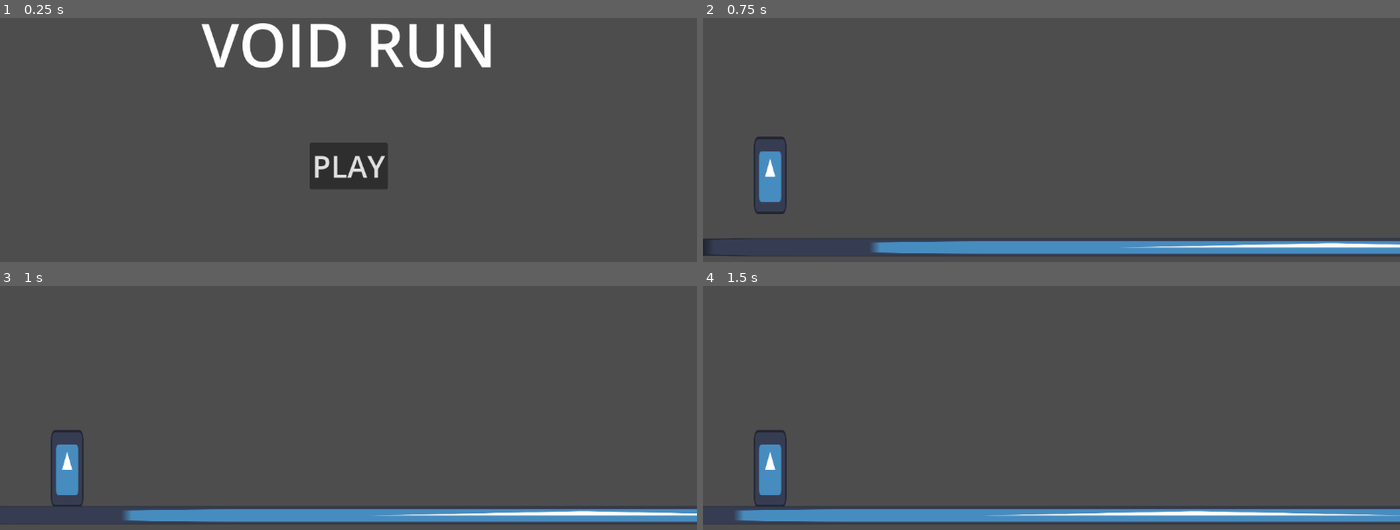
Above: before the commit, frames 1-4 (two rows, left to right).
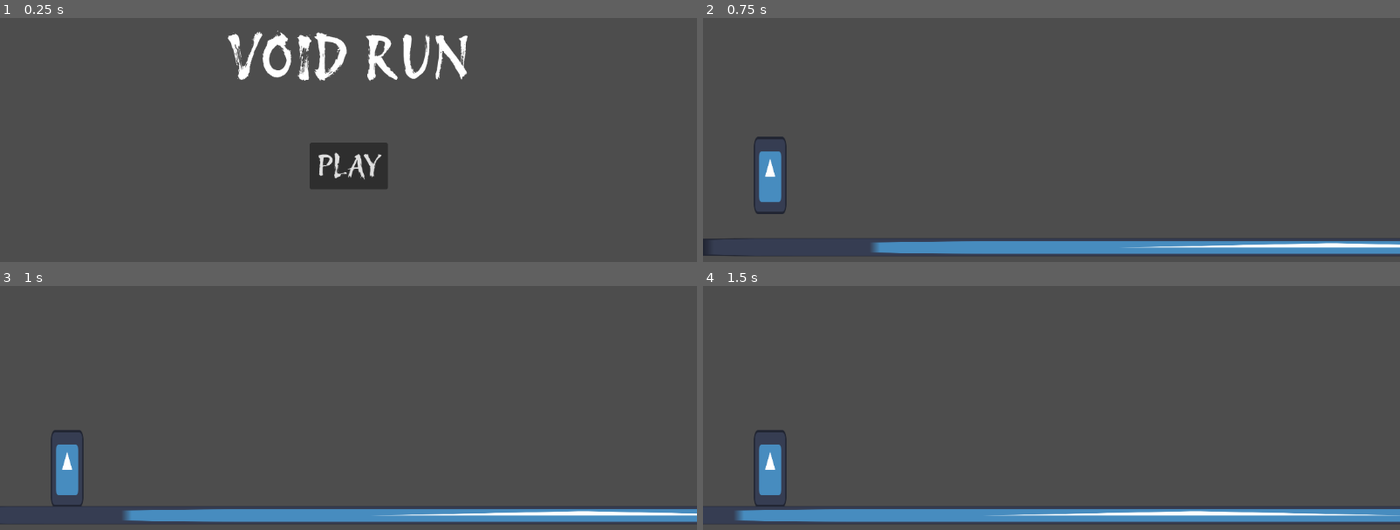
Above: after the commit, the same moments.

Repository: KeyraWebb/mobile-game-small-2025
Game: Godot game, scene res://Scenes/main_menu.tscn
Same seed, same stepped clock (60 frames per second), same inputs: the game is played once before the commit and once after it. The engine's default icon, where the game draws it, is replaced by a stand-in: a white triangle on a blue panel in a dark square.
Inputs (mouse positions are in pixels of both pictures, inside the frame that each line leads up to):
- Up to frame 1 (0.25 s): no input
- Up to frame 2 (0.75 s): click "PLAY" at 0.5 s
- Up to frame 3 (1 s): no input
- Up to frame 4 (1.5 s): move the mouse to (1204, 415) at 1.27 s; press the mouse at (1204, 415) at 1.28 s

The runs differ from the first frame. In frame 1, 5.0% of the frame differs, in the area x 28-71%, y 2-67%; in frame 2, nothing differs; in frame 3, nothing differs; in frame 4, nothing differs.

Commit message:
feat(main menu): add new font to menu

Diff:
--- a/infinite-runner/Assets/Themes/MenuTheme.tres
+++ b/infinite-runner/Assets/Themes/MenuTheme.tres
@@ -1,3 +1,8 @@
-[gd_resource type="Theme" format=3 uid="uid://c0j6fiiejc40k"]
+[gd_resource type="Theme" load_steps=2 format=3 uid="uid://c0j6fiiejc40k"]
+
+[ext_resource type="FontFile" uid="uid://c1x620yd1raqo" path="res://Assets/Themes/Fonts/Protest_Revolution/ProtestRevolution-Regular.ttf" id="1_1jtem"]
 
 [resource]
+default_font = ExtResource("1_1jtem")
+Button/fonts/font = ExtResource("1_1jtem")
+Label/fonts/font = ExtResource("1_1jtem")
--- a/infinite-runner/Scenes/main_menu.tscn
+++ b/infinite-runner/Scenes/main_menu.tscn
@@ -21,13 +21,14 @@
 anchor_left = 0.5
 anchor_right = 0.5
 offset_left = -243.0
-offset_top = 54.0
+offset_top = 83.0
 offset_right = 244.0
-offset_bottom = 191.0
+offset_bottom = 220.0
 grow_horizontal = 2
 theme = ExtResource("1_biw8p")
 theme_override_font_sizes/font_size = 100
 text = "VOID RUN"
+horizontal_alignment = 1
 
 [node name="Button" type="Button" parent="."]
 layout_mode = 1
Not shown, added: infinite-runner/Assets/Themes/Fonts/Protest_Revolution/OFL.txt
Binary file added: infinite-runner/Assets/Themes/Fonts/Protest_Revolution/ProtestRevolution-Regular.ttf
Not shown, added: infinite-runner/Assets/Themes/Fonts/Protest_Revolution/ProtestRevolution-Regular.ttf.import
